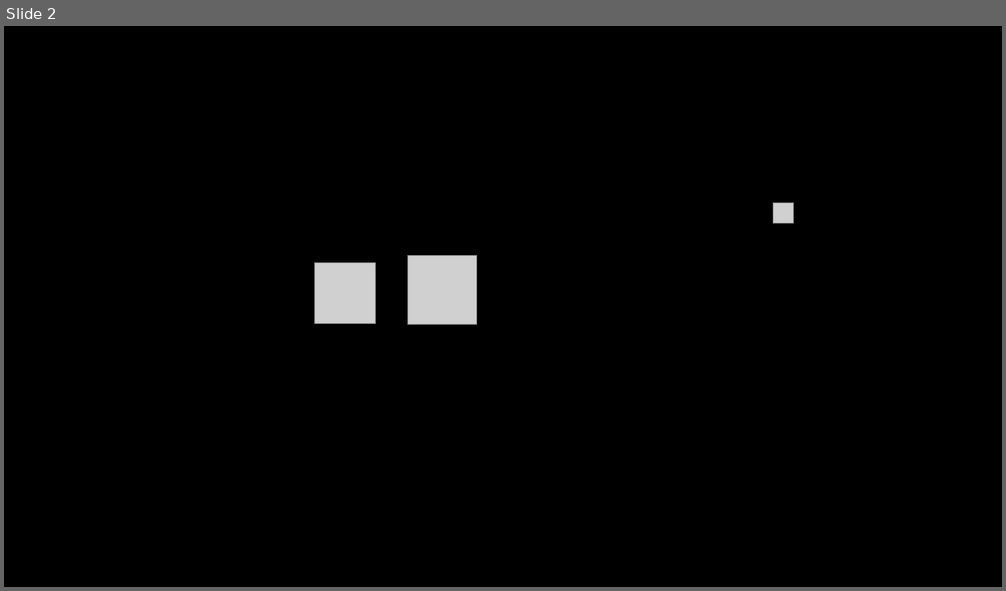
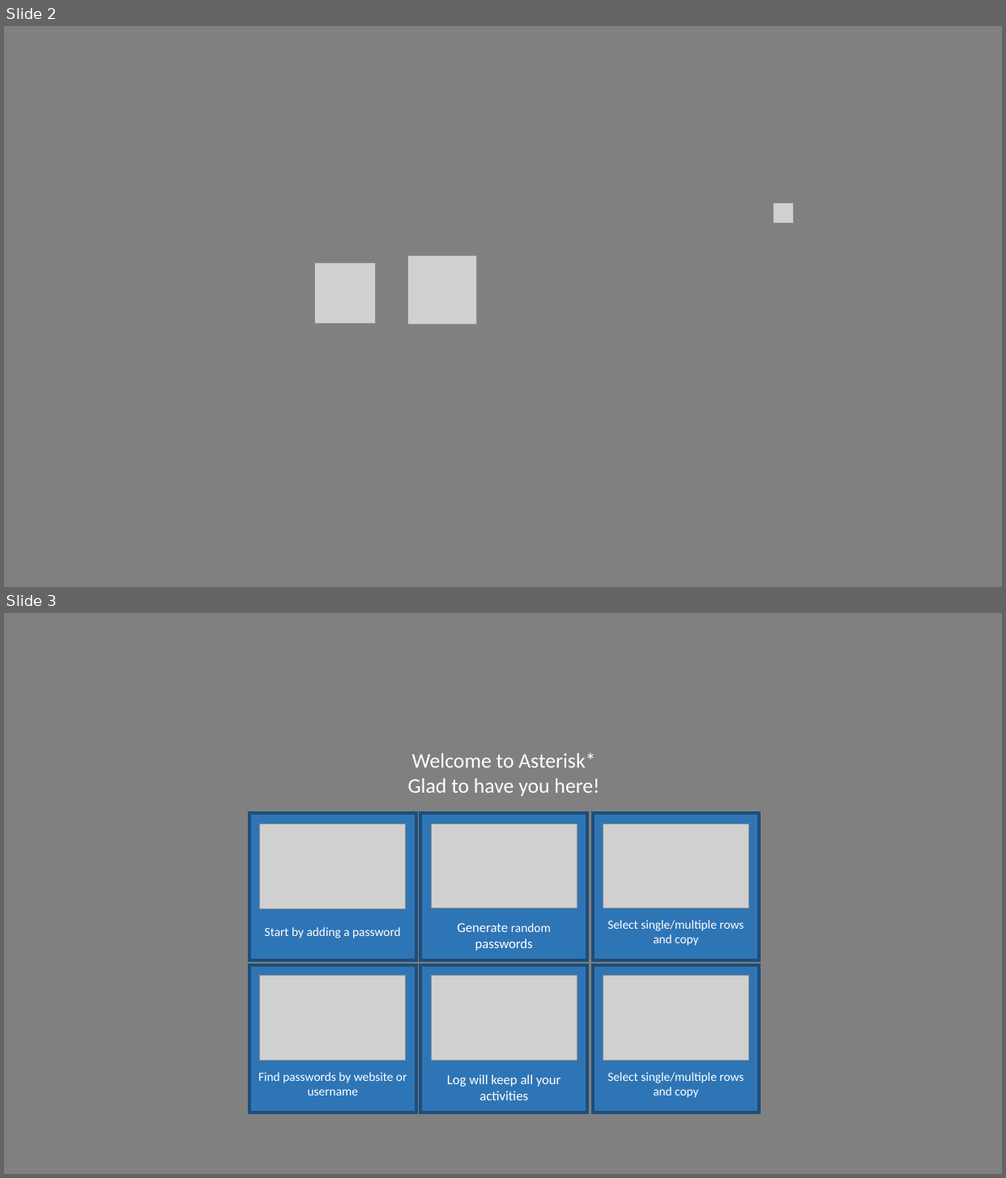
Before and after one commit to 5aharsh/asterisk, a slide deck: Logo/logom.pptx. Shown one above the other, each under a label of ours: slide 2 before the commit, slides 2 and 3 after it. The pictures are 1006x591 and 1006x1178 pixels, drawn with LibreOffice and Linux fonts; fonts in the diff are those of the drawing; grey boxes stand for pictures; background and template pictures are left out. Boxes give left, top, right and bottom in pixels: in the first picture for what was removed or moved away, otherwise in the second. Text is boxed around its words. In the diff, an @@ line names an element or a change of style, - is before the commit and + after.

Commit message:
Hash for rhapsody added. Welcome screen update.

```diff
--- a/Logo/logom.pptx
+++ b/Logo/logom.pptx
@@ slide 3 added at box(4, 613, 1002, 1174), background #808080 @@
@@ text added at box(408, 753, 599, 796), 20 pt, text #FFFFFF @@
+Welcome to Asterisk*
+Glad to have you here!
@@ rectangle added at box(249, 813, 415, 960), fill #2E75B6, outline #1F4E79 3 pt, 12 pt, text #FFFFFF @@
+Start by adding a password
@@ picture added at box(260, 824, 406, 909) @@
@@ rectangle added at box(421, 813, 587, 960), fill #2E75B6, outline #1F4E79 3 pt, 13 pt, text #FFFFFF @@
+Generate random passwords
@@ picture added at box(432, 824, 577, 908) @@
@@ rectangle added at box(593, 813, 760, 960), fill #2E75B6, outline #1F4E79 3 pt, 12 pt, text #FFFFFF @@
+Select single/multiple rows and copy
@@ picture added at box(603, 824, 749, 908) @@
@@ rectangle added at box(249, 965, 415, 1113), fill #2E75B6, outline #1F4E79 3 pt, 12 pt, text #FFFFFF @@
+Find passwords by website or username
@@ picture added at box(260, 976, 406, 1061) @@
@@ rectangle added at box(421, 965, 587, 1113), fill #2E75B6, outline #1F4E79 3 pt, 13 pt, text #FFFFFF @@
+Log will keep all your activities
@@ picture added at box(432, 976, 577, 1061) @@
@@ rectangle added at box(593, 965, 760, 1113), fill #2E75B6, outline #1F4E79 3 pt, 12 pt, text #FFFFFF @@
+Select single/multiple rows and copy
@@ picture added at box(603, 976, 749, 1061) @@
@@ slide 2 changed as well @@
@@ background #000000 to #808080 @@
```
Also in this commit, not shown: 1 other slide changed, 1 other slide added, 26 other files.
